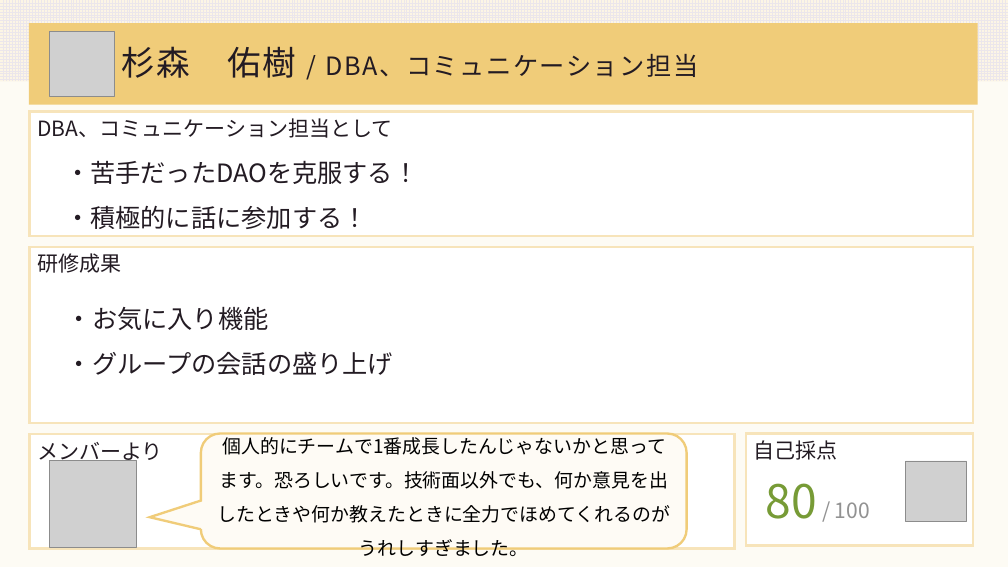
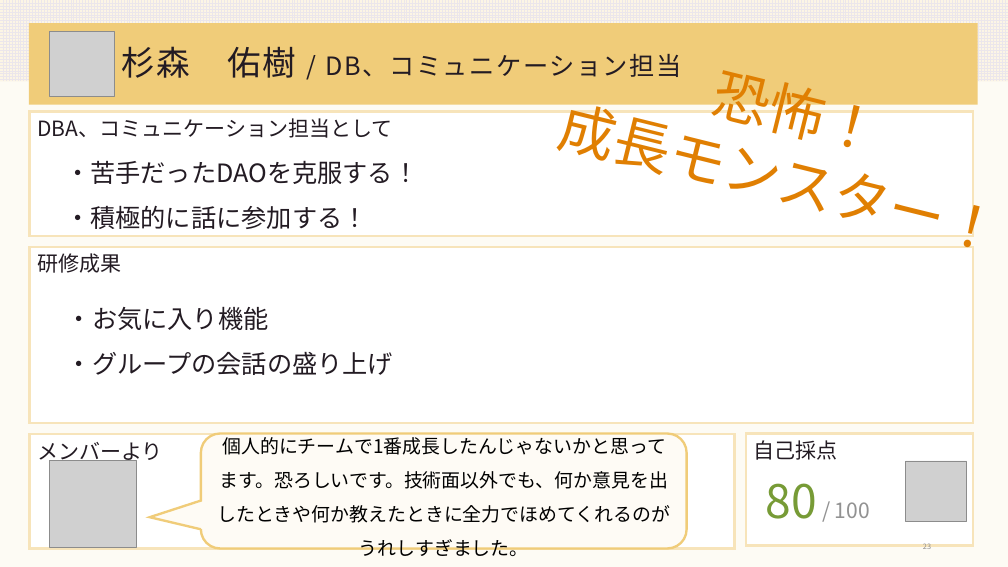
Before and after one commit to DOJO-2021/A-4, a slide deck: slide 23 of documents/worldMap発表資料改良.pptx. Drawn at 1008x567 pixels with LibreOffice and Linux fonts; fonts in the diff are those of the drawing; grey boxes stand for pictures. Boxes give left, top, right and bottom in pixels: in the first picture for what was removed or moved away, otherwise in the second. Text is boxed around its words. In the diff, an @@ line names an element or a change of style, - is before the commit and + after.

```diff
--- a/documents/worldMap発表資料改良.pptx
+++ b/documents/worldMap発表資料改良.pptx
@@ title at box(122, 46, 681, 78): text changed @@
-杉森 佑樹 / DBA、コミュニケーション担当
+杉森 佑樹 / DB、コミュニケーション担当
@@ text added at box(556, 70, 995, 254), 54 pt, text #E07F02 @@
+恐怖！
+成長モンスター！
@@ page number added at box(923, 544, 931, 549), 7 pt, text #8D8D8D @@
+23
```
Also in this commit, not shown: 28 other slides changed, 2 slides added, 1 other file.
